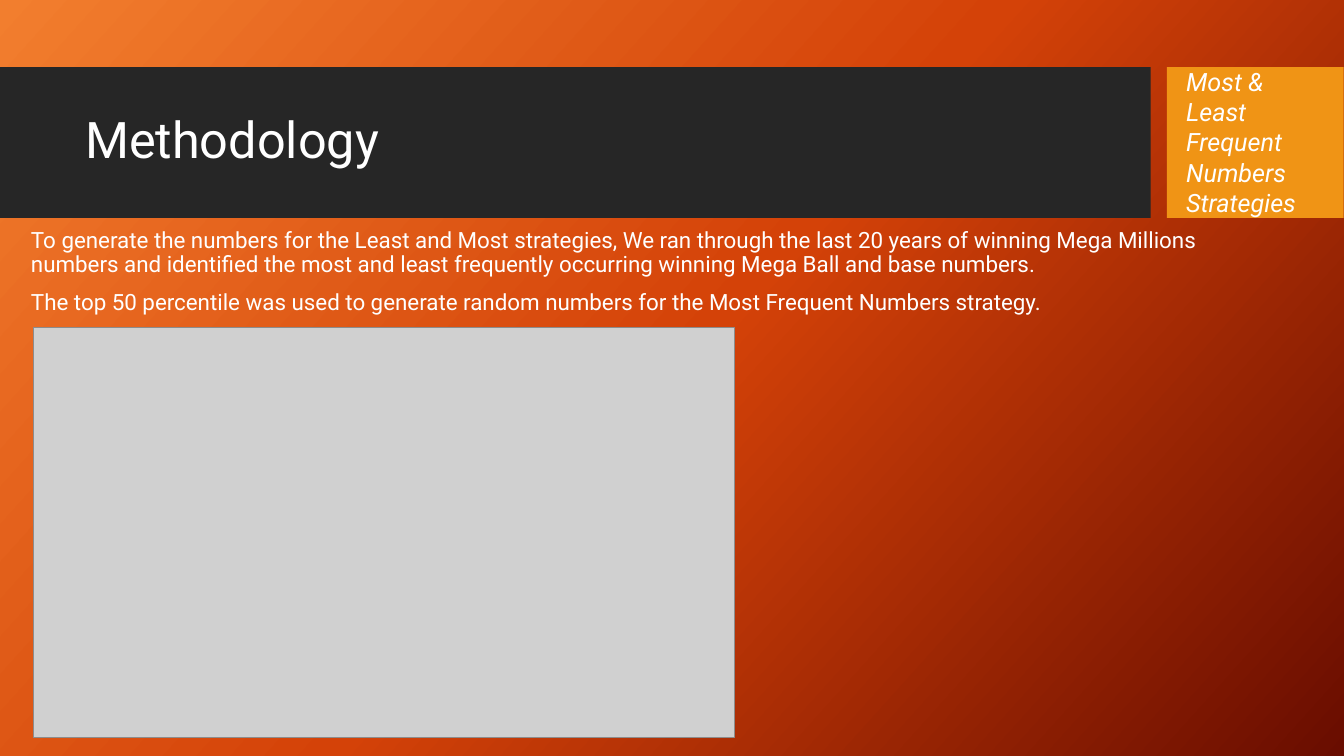
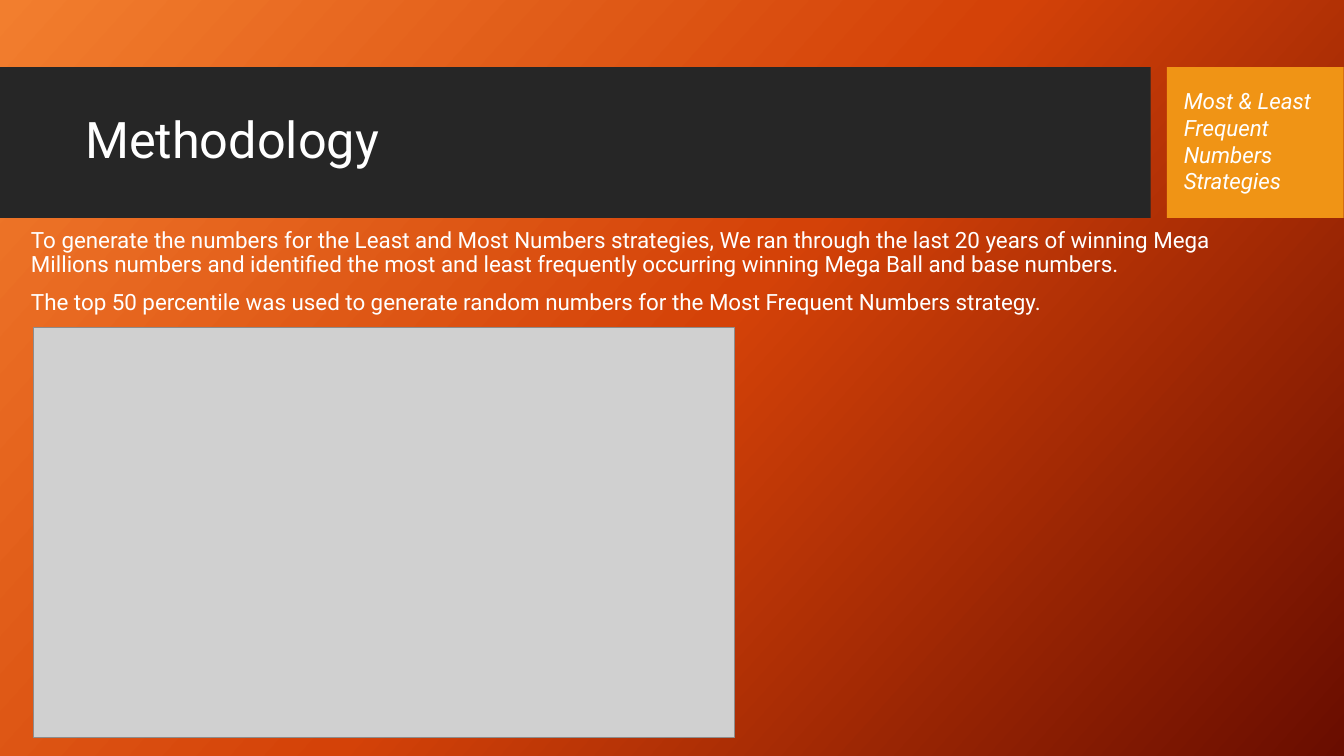
Before and after one commit to stephen-haslett/Data698ResearchProject, a slide deck: slide 7 of Presentation/StephenHaslett-Data698CapstoneProjectPresentation.pptx. Drawn at 1344x756 pixels with LibreOffice and Linux fonts; fonts in the diff are those of the drawing; grey boxes stand for pictures; background and template pictures are left out. Boxes give left, top, right and bottom in pixels: in the first picture for what was removed or moved away, otherwise in the second. Text is boxed around its words. In the diff, an @@ line names an element or a change of style, - is before the commit and + after.

Commit message:
Final version of presentation

```diff
--- a/Presentation/StephenHaslett-Data698CapstoneProjectPresentation.pptx
+++ b/Presentation/StephenHaslett-Data698CapstoneProjectPresentation.pptx
@@ text "Most & Least Frequent Numbers ...": place and size @@
-text "Most & Least Frequent Numbers ..." at [1186,73,1296,218]
+text "Most & Least Frequent Numbers ..." at [1184,93,1311,194]
@@ text "Most & Least Frequent Numbers ..." at [1184,93,1311,194]: size 18 to 16 pt @@
@@ text at [31,231,1209,277]: text changed @@
-To generate the numbers for the Least and Most strategies, We ran through the last 20 years of winning Mega Millions numbers and identified the most and least frequently occurring winning Mega Ball and base numbers.
+To generate the numbers for the Least and Most Numbers strategies, We ran through the last 20 years of winning Mega Millions numbers and identified the most and least frequently occurring winning Mega Ball and base numbers.
```
Also in this commit, not shown: 6 other slides changed, 5 slides added, 1 slide removed.
